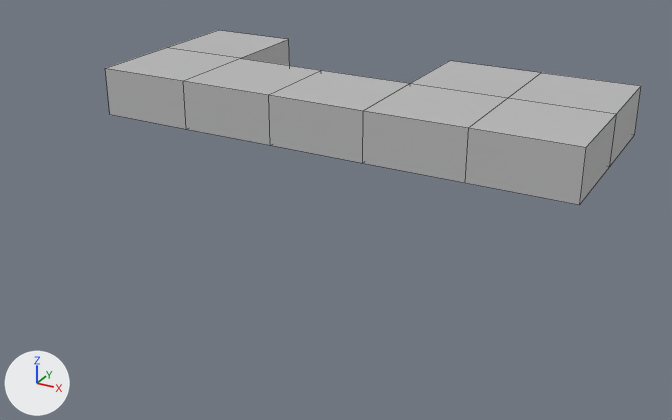
The FBX model Assets/Models/LD/Coin_toit_8.fbx as it was, and as the next commit left it.
One viewpoint serves both versions: a camera (50 mm lens) standing at (6.63, -7.11, 3.03) and looking at (2.99, -0.49, -0.28). The axes (+X, +Y, +Z) are drawn at lower left. The lights are the same throughout. Mesh edges are drawn as thin lines. Where no turn or scale is listed for an object, it has been applied to the vertices.

Names of what the first picture shows: 'Coin_toit_8'.
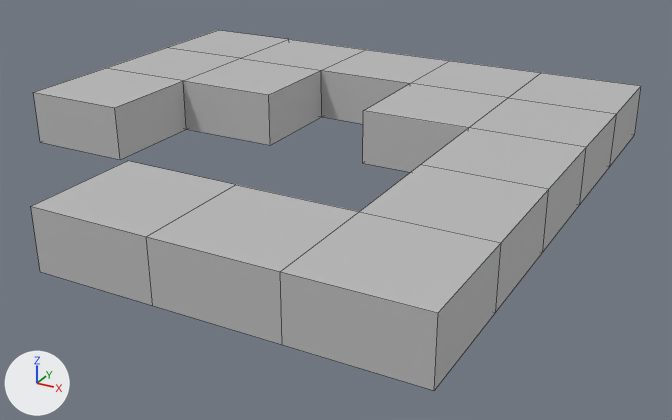
The newer file is also rescaled (x0.5), turned or shifted as a whole; pictures and numbers use the older file's frame.

What differs and where, as boxes [x1, y1, x2, y2] in the pictures (672 x 420 px):
```json
{"object": "Coin_toit_8", "change": "reshaped", "before": [105, 30, 641, 205], "after": [31, 30, 641, 391], "on screen": "14% wider, 106% taller"}
{"part": 1, "of": "me_mesh", "change": "built on", "before": [105, 40, 586, 205], "after": [31, 39, 586, 391]}
```

The change, as JSON lines over the scene's bpy script:
```json
{"block": "me_mesh", "where": "# used by ob_coin_toit_8; location = (0.0, 0.0, 0.0)"}
{"op": "remove", "block": "me_mesh", "code": "me_mesh.from_pydata(...)  # 34 vertices, 32 faces; spans x 0.0..5.0, y 0.0..2.0, z 0.0..0.5"}
{"op": "add", "block": "me_mesh", "code": "me_mesh.from_pydata(...)  # 60 vertices, 58 faces; spans x 0.0..5.0, y -3.0..2.0, z 0.0..0.5"}
{"block": "me_mesh", "change": "me_mesh part 1"}
{"block": "me_mesh", "change": "9 faces are deleted"}
{"block": "me_mesh", "change": "12 vertices are added at x 2.0..5.0, y -3.0..2.0, z 0.0..0.5"}
{"block": "me_mesh", "change": "8 new vertices lie (0.0, -1.0, 0.0) away from vertices in x 0.0..5.0, y 0.0, z 0.0..0.5"}
{"block": "me_mesh", "change": "6 new vertices lie (0.0, -1.0, 0.0) away from vertices in x 3.0..5.0, y -2.0, z 0.0..0.5"}
{"block": "me_mesh", "change": "35 new faces join them"}
```
